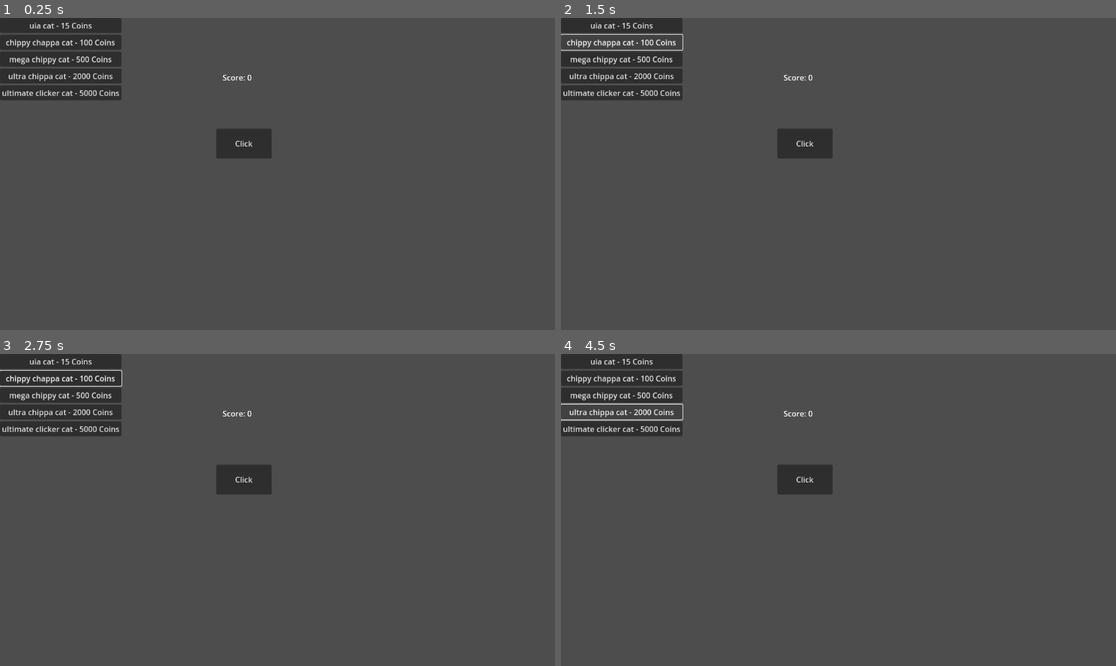
Above: before the commit, frames 1-4 (two rows, left to right).
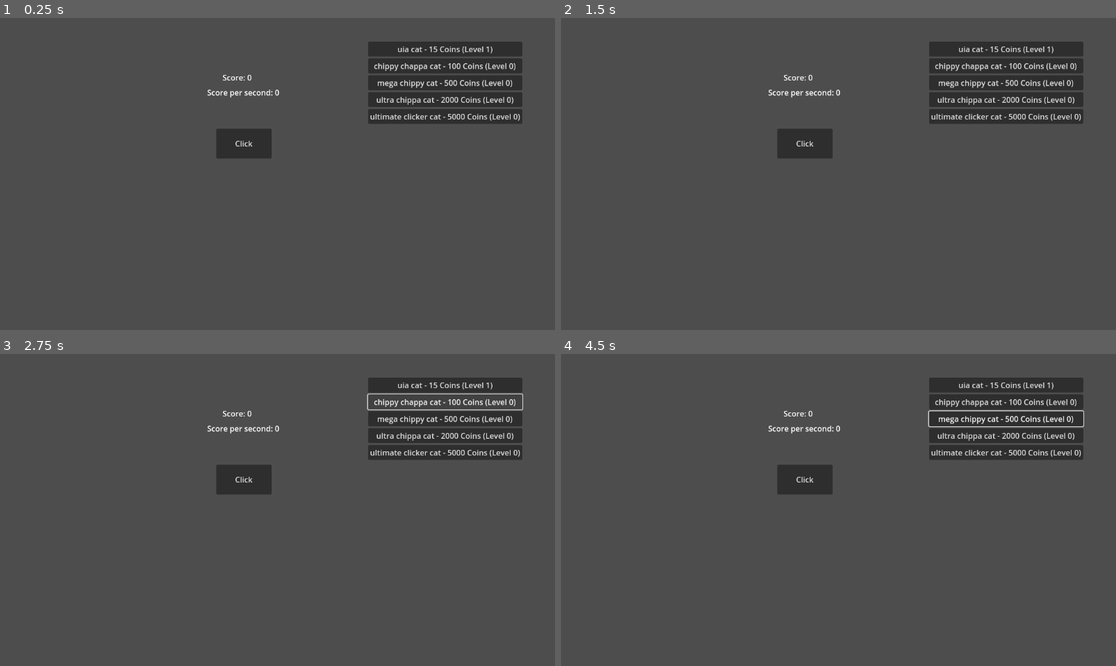
Above: after the commit, the same moments.

Repository: OresFCK/Kitty-Clicker
Game: Godot game, scene res://scenes/Main.tscn
The game is run twice, just before and just after one commit, with the same random seed, the same clock (stepped at 60 frames per second) and the same inputs.
Inputs (mouse positions are in pixels of both pictures, inside the frame that each line leads up to):
- Up to frame 1 (0.25 s): no input
- Up to frame 2 (1.5 s): click (622, 24) at 0.5 s, where only the run before the commit has a clickable "uia cat - 15 Coins"; click (622, 42) at 1.25 s, where only the run before the commit has a clickable "chippy chappa cat - 100 Coins"
- Up to frame 3 (2.75 s): click (444, 400) at 2 s, where only the run after the commit has a clickable "chippy chappa cat - 100 Coins…"
- Up to frame 4 (4.5 s): click (622, 394) at 2.75 s, where only the run before the commit has a clickable "mega chippy cat - 500 Coins"; click (1005, 419) at 3.5 s, where only the run after the commit has a clickable "mega chippy cat - 500 Coins (…"; click (622, 413) at 4.25 s, where only the run before the commit has a clickable "ultra chippa cat - 2000 Coins"

The runs differ from the first frame. In frame 1, 11% of the frame differs, in the area x 0-95%, y 0-34%; in frame 2, 10%; in frame 3, 10%; in frame 4, 11%.

Commit message:
finished autoclicker, finished upgrade shop v1

Diff:
--- a/UI/main_ui.gd
+++ b/UI/main_ui.gd
@@ -2,3 +2,6 @@
 
 func update_score(current_score):
 	self.text = "Score: " + str(current_score)
+
+func update_score_per_second(score_per_second):
+	self.text = "Score per second: " + str(score_per_second)
--- a/data/upgrades.gd
+++ b/data/upgrades.gd
@@ -1,12 +1,15 @@
 extends Node
 
 var upgrades = [
-	{"id": 1, "name": "uia cat", "price": 15, "click_strength": 1},
-	{"id": 2, "name": "chippy chappa cat", "price": 100, "cps": 0.1},
-	{"id": 3, "name": "mega chippy cat", "price": 500, "cps": 0.5},
-	{"id": 4, "name": "ultra chippa cat", "price": 2000, "cps": 1.0},
-	{"id": 5, "name": "ultimate clicker cat", "price": 5000, "cps": 2.0}
+	{"id": 1, "name": "uia cat", "price": 15, "click_strength": 1, "level": 1},
+	{"id": 2, "name": "chippy chappa cat", "price": 100, "cps": 0.1, "level": 0},
+	{"id": 3, "name": "mega chippy cat", "price": 500, "cps": 0.5, "level": 0},
+	{"id": 4, "name": "ultra chippa cat", "price": 2000, "cps": 1.0, "level": 0},
+	{"id": 5, "name": "ultimate clicker cat", "price": 5000, "cps": 2.0, "level": 0}
 ]
 
 func get_upgrades():
 	return upgrades
+
+func save_upgrades():
+	return upgrades
--- a/project.godot
+++ b/project.godot
@@ -17,6 +17,7 @@
 [autoload]
 
 Main="*res://scripts/main.gd"
+Upgrades="*res://data/upgrades.gd"
 
 [rendering]
 
--- a/scenes/Main.tscn
+++ b/scenes/Main.tscn
@@ -23,8 +23,18 @@
 text = "Score: 0"
 script = ExtResource("2_l2nie")
 
+[node name="ScorePerSecondLabel" type="Label" parent="."]
+offset_left = 430.0
+offset_top = 143.0
+offset_right = 580.0
+offset_bottom = 166.0
+text = "Score per second: 0"
+script = ExtResource("2_l2nie")
+
 [node name="VBoxContainer" type="VBoxContainer" parent="."]
-offset_right = 40.0
-offset_bottom = 40.0
+offset_left = 764.0
+offset_top = 49.0
+offset_right = 804.0
+offset_bottom = 89.0
 
 [connection signal="pressed" from="ClickerButton" to="ClickerButton" method="_on_pressed"]
--- a/scripts/autoclicker.gd
+++ /dev/null
@@ -1,11 +0,0 @@
-extends Node
-
-
-# Called when the node enters the scene tree for the first time.
-func _ready() -> void:
-	pass # Replace with function body.
-
-
-# Called every frame. 'delta' is the elapsed time since the previous frame.
-func _process(delta: float) -> void:
-	pass
--- a/scripts/main.gd
+++ b/scripts/main.gd
@@ -2,8 +2,11 @@
 
 var points = 0
 var click_strength = 1
+var clicks_per_second = 0
 var save_path = "user://savegame.save"
+
 @onready var label = get_node("/root/Node2D/ScoreLabel")
+@onready var sps_label = get_node('/root/Node2D/ScorePerSecondLabel')
 
 func _ready():
 	load_game()
@@ -19,7 +22,9 @@
 func save_game():
 	var data = {
 		"points": points,
-		"click_strength": click_strength
+		"click_strength": click_strength,
+		"clicks_per_second": clicks_per_second,
+		"upgrades": Upgrades.save_upgrades()
 	}
 	var file = FileAccess.open(save_path, FileAccess.WRITE)
 	if file:
@@ -36,6 +41,8 @@
 			if typeof(data) == TYPE_DICTIONARY:
 				points = data.get("points", 0)
 				click_strength = data.get("click_strength", 1)
+				clicks_per_second = data.get('clicks_per_second', 0)
+				Upgrades.upgrades = data.get('upgrades')
 				label.update_score(points)
 
 			file.close()
--- a/scripts/upgrade_manager.gd
+++ b/scripts/upgrade_manager.gd
@@ -1,27 +1,75 @@
+# upgrade_manager.gd
 extends Node
 
 @onready var button_container = $VBoxContainer
+@onready var ui_label = get_node('ScoreLabel')
+@onready var sps_label = get_node('ScorePerSecondLabel')
+
 var upgrades = []
+var timer: Timer
+var buttons = []
 
 func _ready():
 	load_upgrades()
 	generate_upgrade_buttons()
 
+	timer = Timer.new()
+	timer.wait_time = 1.0
+	timer.one_shot = false
+	timer.connect("timeout", Callable(self, "_on_timer_timeout"))
+	add_child(timer)
+	update_timer()
+
 func load_upgrades():
-	var upgrade_data = load("res://data/upgrades.gd").new()
-	upgrades = upgrade_data.get_upgrades()
+	upgrades = Upgrades.get_upgrades()
 
 func generate_upgrade_buttons():
 	for upgrade in upgrades:
 		var button = Button.new()
-		button.text = upgrade["name"] + " - " + str(upgrade["price"]) + " Coins"
+		button.text = upgrade["name"] + " - " + str(upgrade["price"]) + " Coins (Level " + str(upgrade["level"]) + ")"
 
-		# Use Callable to pass arguments to the connected method
 		button.connect("pressed", Callable(self, "_on_upgrade_button_pressed").bind(upgrade))
 
 		button_container.add_child(button)
+		buttons.append(button)
 
-# Function to handle the button press
 func _on_upgrade_button_pressed(upgrade):
-	print("Upgrade clicked: " + upgrade["name"])
-	# Add your logic to handle the upgrade here, e.g., apply the upgrade, deduct coins, etc.
+	if Main.points >= upgrade["price"]:
+		Main.points -= upgrade["price"]
+		ui_label.update_score(Main.points)
+
+		if "click_strength" in upgrade:
+			Main.click_strength += upgrade["click_strength"]
+		if "cps" in upgrade:
+			Main.clicks_per_second += upgrade["cps"]
+
+		upgrade["level"] += 1
+		upgrade["price"] = int(upgrade["price"] * 1.15)
+
+		update_button_text(upgrade)
+
+		update_timer()
+	else:
+		print("Not enough coins to purchase " + upgrade["name"] + "!")
+
+func update_button_text(upgrade):
+	for i in range(len(upgrades)):
+		if upgrades[i] == upgrade:
+			var button = buttons[i]
+			button.text = upgrade["name"] + " - " + str(upgrade["price"]) + " Coins (Level " + str(upgrade["level"]) + ")"
+			break
+
+func update_timer():
+	if Main.clicks_per_second > 0:
+		timer.wait_time = 1.0 / Main.clicks_per_second
+		sps_label.update_score_per_second(Main.clicks_per_second)
+		if not timer.is_stopped():
+			timer.stop()
+		timer.start()
+	else:
+		timer.stop()
+
+func _on_timer_timeout():
+	Main.points += Main.click_strength
+	ui_label.update_score(Main.points)
+	update_timer()
